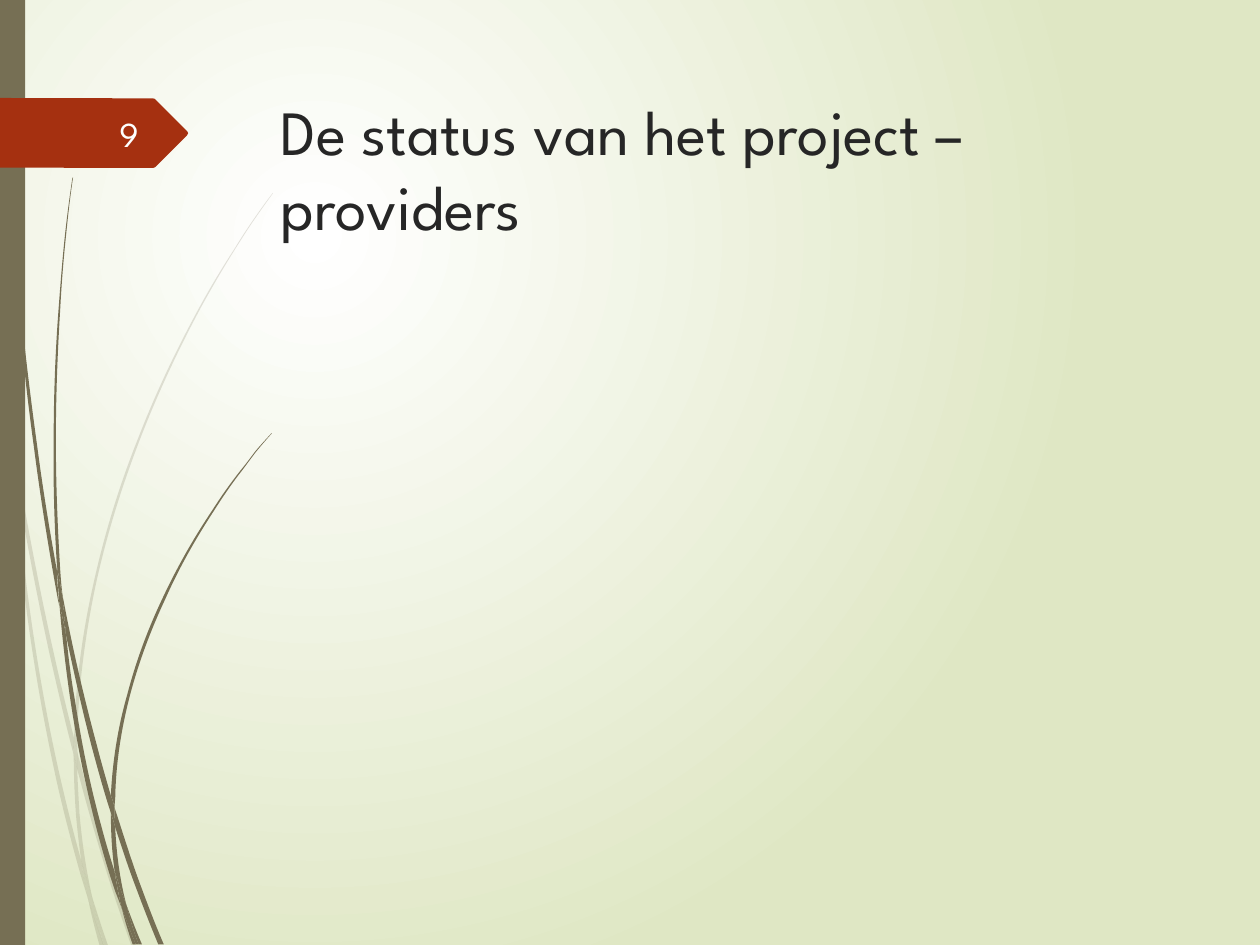
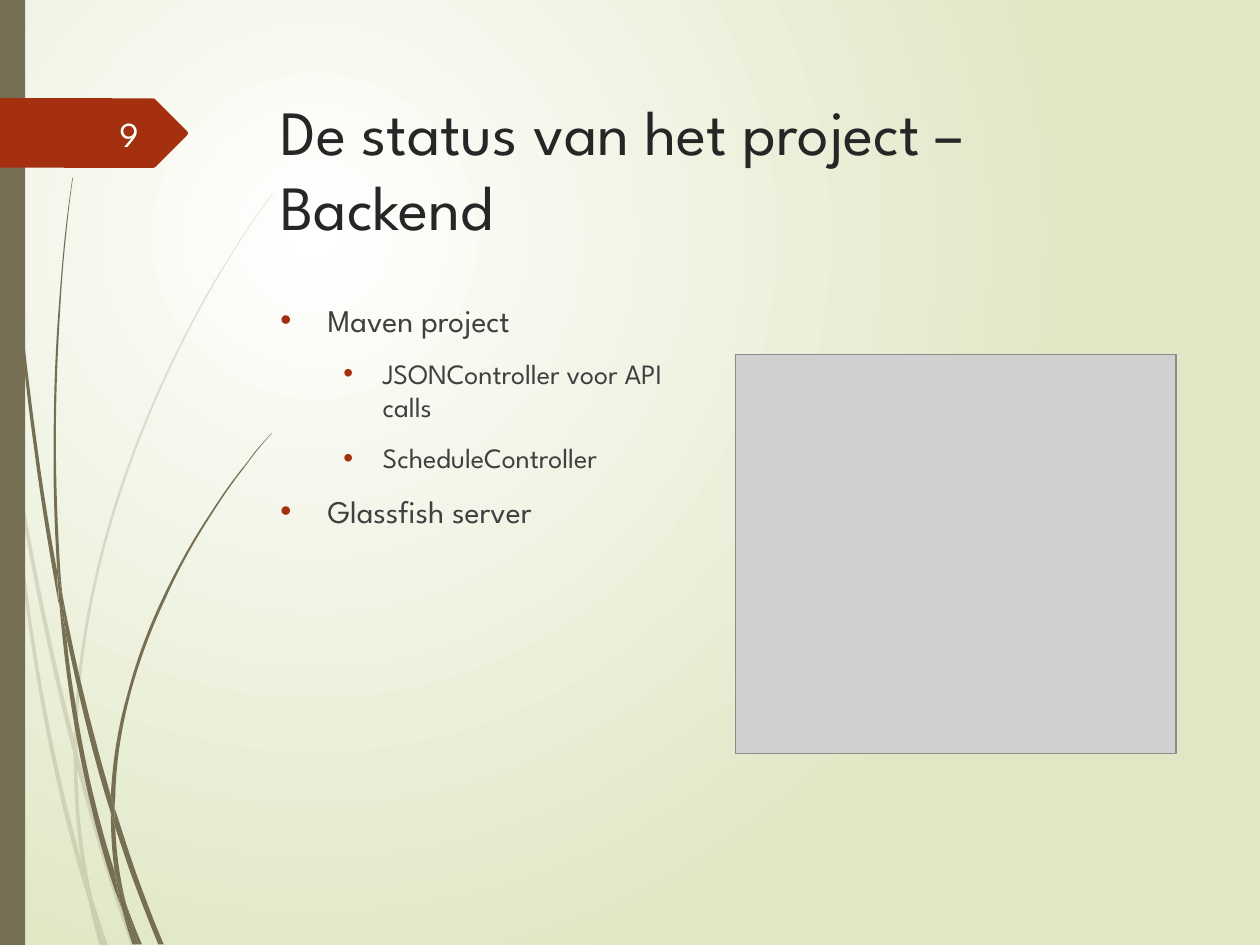
Before and after one commit to ghentlivinglab/Traffic-Travel-Time-Analyzer-3, a slide deck: slide 9 of Sprint1.pptx. Drawn at 1260x945 pixels with LibreOffice and Linux fonts; fonts in the diff are those of the drawing; grey boxes stand for pictures. Boxes give left, top, right and bottom in pixels: in the first picture for what was removed or moved away, otherwise in the second. Text is boxed around its words. In the diff, an @@ line names an element or a change of style, - is before the commit and + after.

```diff
--- a/Sprint1.pptx
+++ b/Sprint1.pptx
@@ title at [281,111,920,231]: text changed @@
-De status van het project – providers
+De status van het project – Backend
@@ text added at [328,311,662,524], 16 pt, text #404040 @@
+• Maven project
+  • JSONController voor API calls
+  • ScheduleController
+• Glassfish server
@@ picture added at [736,354,1177,753] @@
```
Also in this commit, not shown: 2 other slides changed, 1 slide added, 1 other file.
